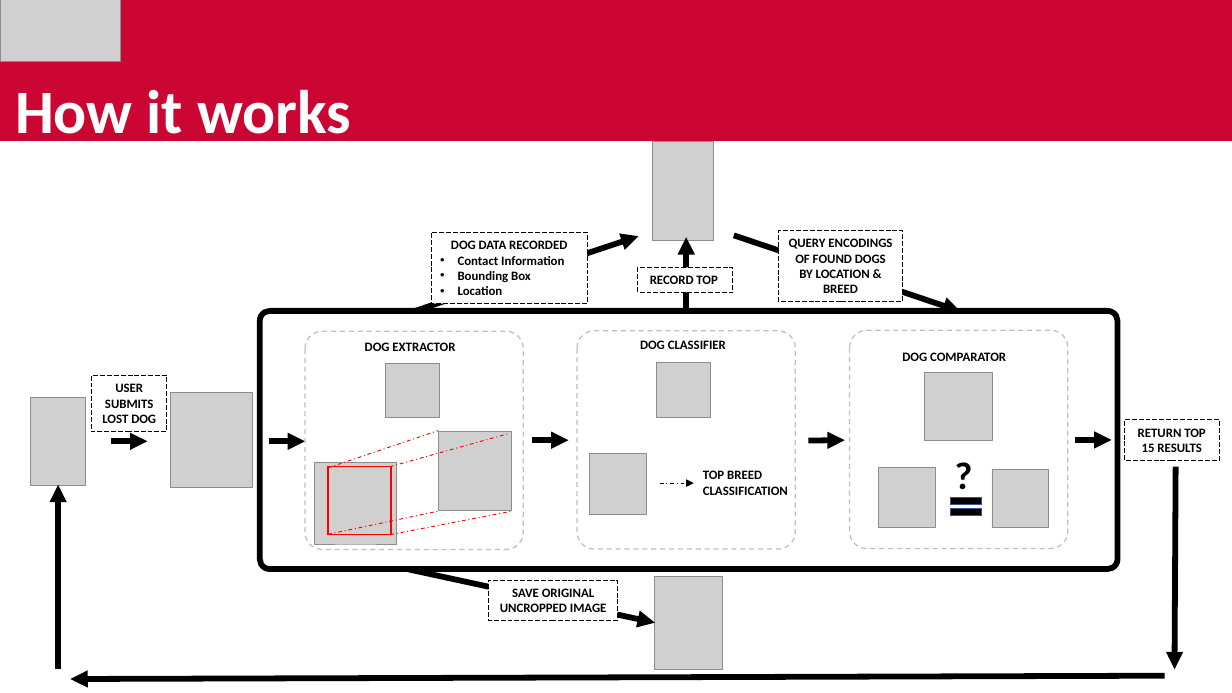
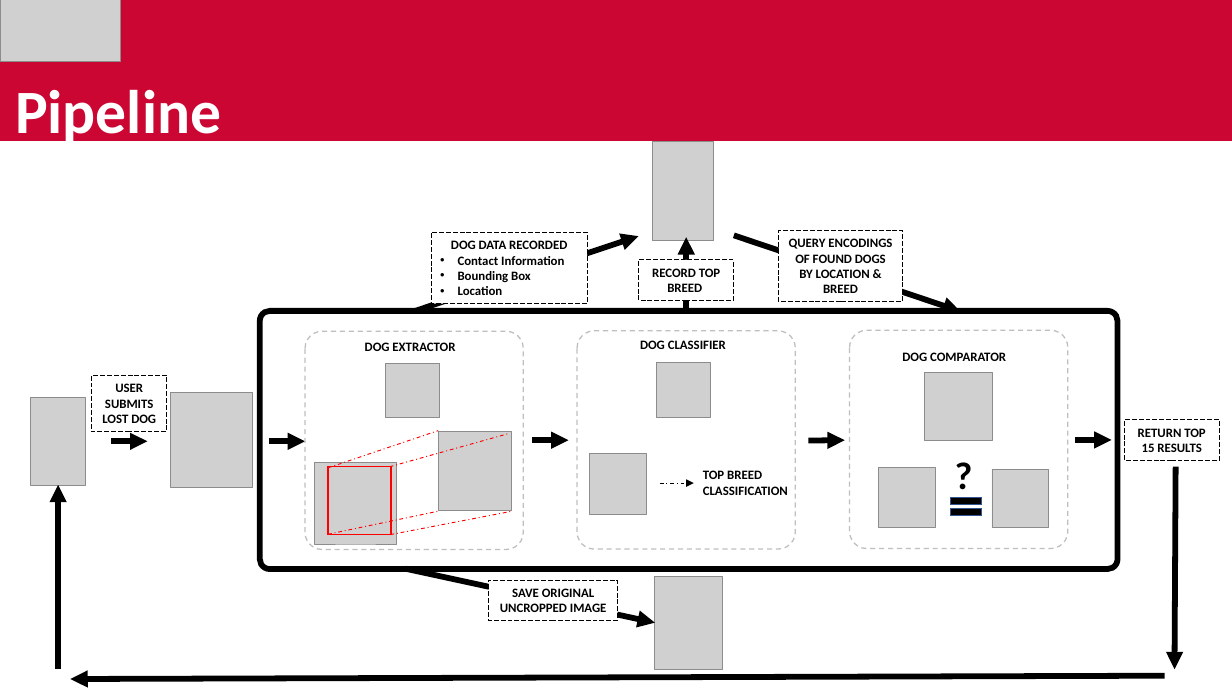
Before and after one commit to avickars/Dog-Application, a slide deck: slide 2 of final_presentation.pptx. Drawn at 1232x693 pixels with LibreOffice and Linux fonts; fonts in the diff are those of the drawing; grey boxes stand for pictures. Boxes give left, top, right and bottom in pixels: in the first picture for what was removed or moved away, otherwise in the second. Text is boxed around its words. In the diff, an @@ line names an element or a change of style, - is before the commit and + after.

```diff
--- a/final_presentation.pptx
+++ b/final_presentation.pptx
@@ text at <box>15,89,221,148</box>: text changed @@
-How it works
+Pipeline
@@ rectangle "RECORD TOP BREED": place and size @@
-rectangle "RECORD TOP BREED" at <box>638,267,733,292</box>
+rectangle "RECORD TOP BREED" at <box>639,260,734,300</box>
@@ text in rectangle at <box>652,268,720,292</box>: text changed @@
-RECORD TOP
+RECORD TOP BREED
```
Also in this commit, not shown: 4 other slides changed.
